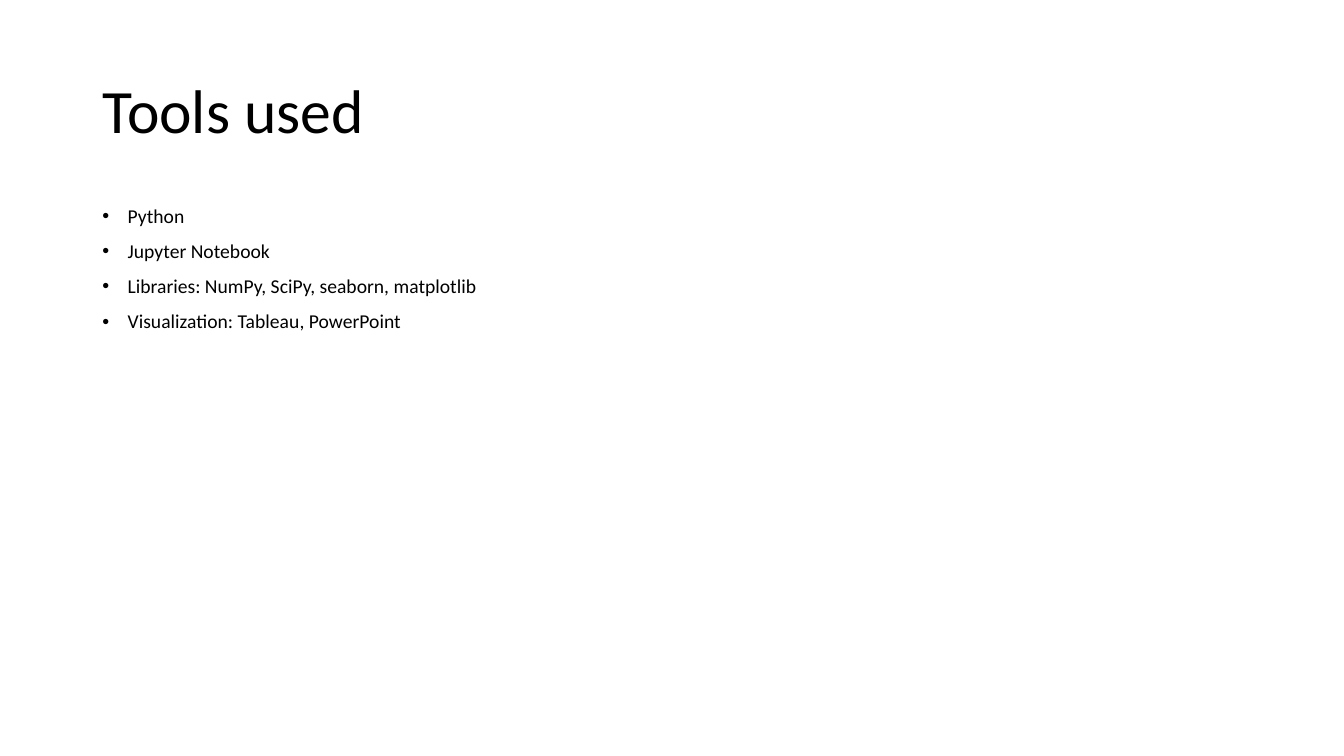
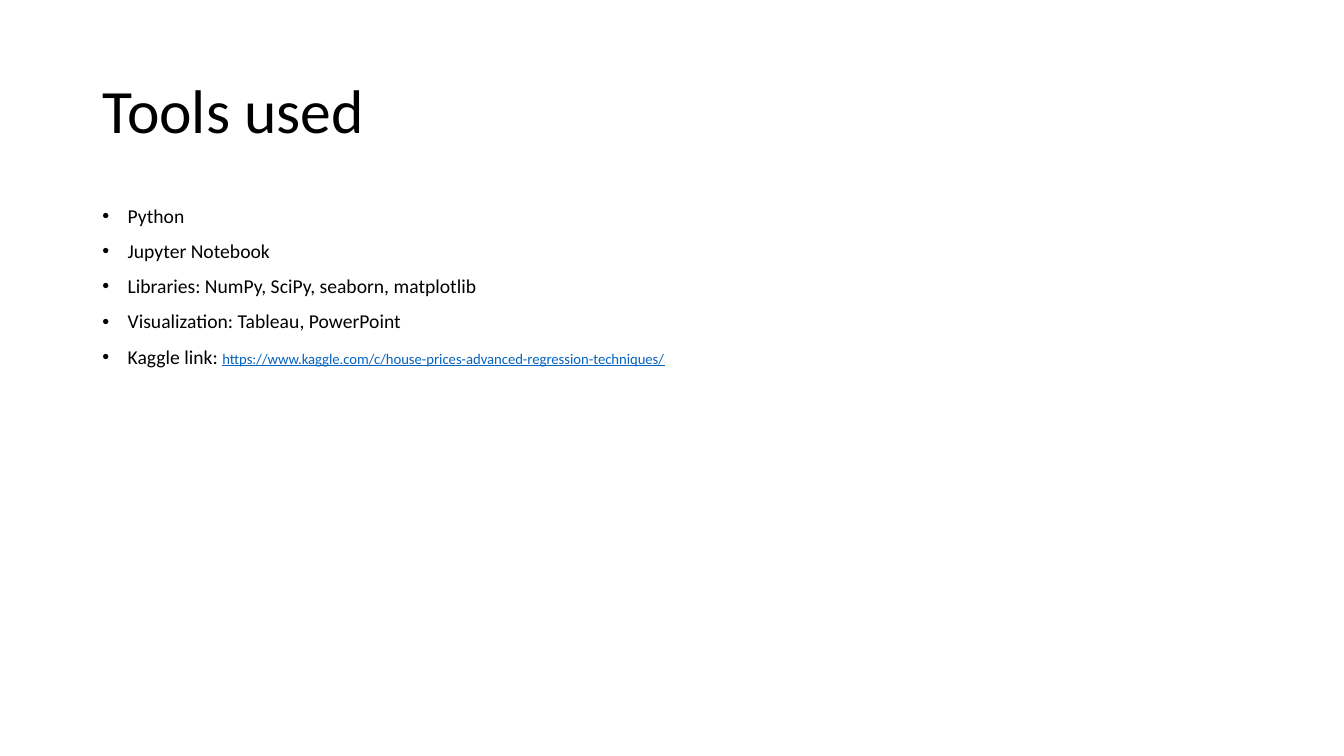
Before and after one commit to Adith13294/House-price-predictions, a slide deck: slide 14 of House Price Prediction.pptx. Drawn at 1344x756 pixels with LibreOffice and Linux fonts; fonts in the diff are those of the drawing. Boxes give left, top, right and bottom in pixels: in the first picture for what was removed or moved away, otherwise in the second. Text is boxed around its words. In the diff, an @@ line names an element or a change of style, - is before the commit and + after.

Commit message:
Added links to ppt
Added links to ppt

```diff
--- a/House Price Prediction.pptx
+++ b/House Price Prediction.pptx
@@ text at [128,350,664,368]: paragraph added @@
+• Kaggle link: https://www.kaggle.com/c/house-prices-advanced-regression-techniques/
```
